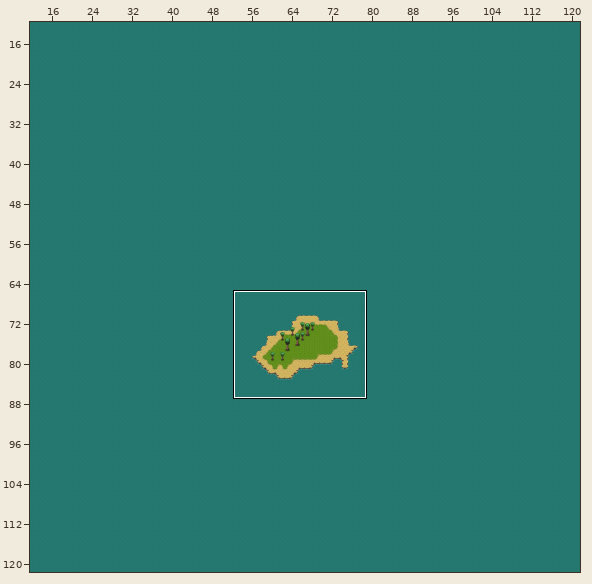
One commit to this Tiled map: semtb001MajorAssignment/android/assets/mapFiles/level3.tmx. The first picture is a wide view before the edit; the outline marks the close-up.
Close-up. Before the commit:
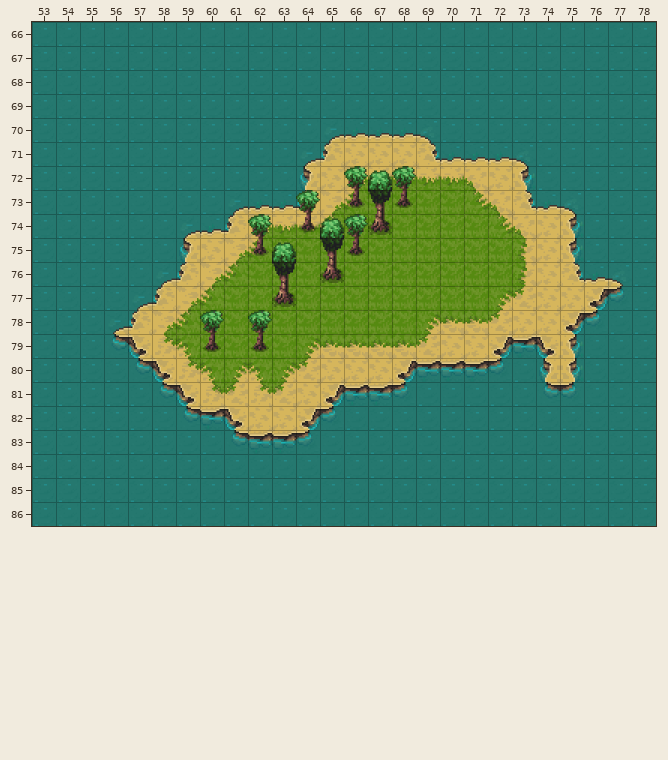
Cells are 32x32 px. Shown: x 53..78, y 66..86.
New version:
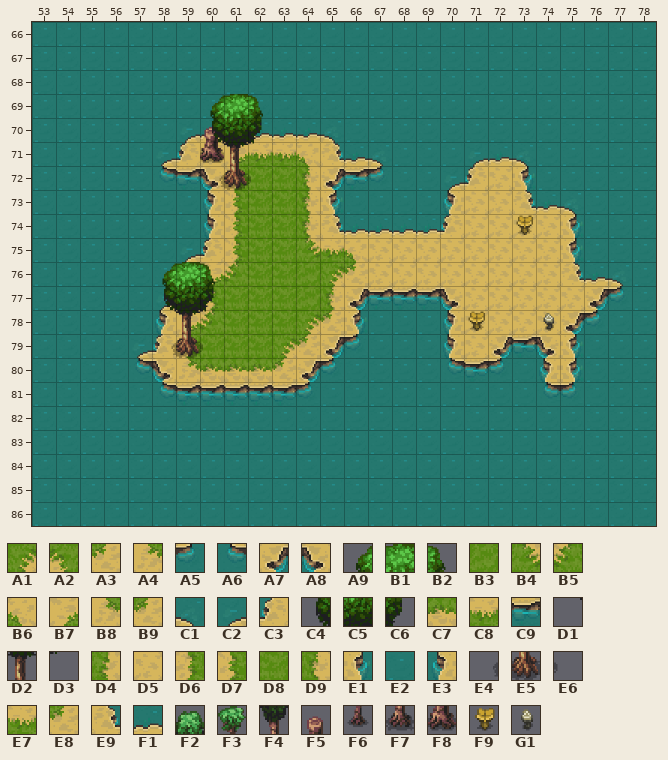
Key: from "!CL_DEMO_32x32": A1 7, A2 8, A3 9, A4 10, A5 15, A6 16, A7 17, A8 18, A9 36, B1 37, B2 38, B3 42, B4 47, B5 48, B6 49, B7 50, B8 51, B9 52, C1 55, C2 56, C3 58, C4 76, C5 77, C6 78, C7 88, C8 91, C9 96, D1 116, D2 117, D3 118, D4 127, D5 128, D6 129, D7 130, D8 131, D9 132, E1 135, E2 136, E3 137, E4 156, E5 157, E6 158, E7 168, E8 172, E9 175, F1 176, F2 262, F3 300, F4 302, F5 310, F6 340, F7 342, F8 350, F9 511, G1 513.
__ is an empty cell, ## one hidden under a higher layer.
Tiles replaced or removed in this view: A1, A2, A3, A4, A5, A6, A7, A8, B4, B5, B6, B7, B8, B9, C1, C2, C3, C7, C8, C9, D4, D5, D8, E2, E3, E7, E8, E9, F1, F2, F3, F4, F6, F7.
The exact change:
Changed rows in their new state; .. is an unchanged cell.
Layer "water":
first column x 59:
71 __ __ __ __ __ .. .. .. .. E2 ..
72 .. .. __ __ __ .. .. .. .. E2 E2
73 .. .. .. .. .. .. .. E2 E2 E2 E2
first column x 62:
78 .. .. .. .. .. E2 E2 E2
79 .. .. .. .. .. E2 E2 E2
80 .. .. .. .. E2 E2 .. ..
82 E2 E2 .. .. .. .. .. ..
Layer "grass":
first column x 56:
70 .. .. .. C2 F1 .. F1 F1 F1 C1 __ __ __ __ .. .. .. ..
71 .. .. C2 C3 D5 B7 E7 E7 B6 E9 F1 C1 __ __ __ C2 .. ..
72 .. .. A6 C9 A8 D7 D8 D8 D9 A7 C9 A5 __ __ C2 C3 .. ..
73 .. .. .. .. E3 D7 D8 D8 D9 E1 __ __ __ __ E3 D5 D5 ..
74 .. .. .. __ E3 D7 D8 D8 D9 E9 F1 F1 F1 F1 C3 D5 D5 D5
75 .. .. .. C2 C3 D7 D8 .. B4 C8 B6 D5 D5 D5 D5 D5 D5 D5
76 .. .. __ E3 .. .. .. .. B3 A1 A3 D5 D5 D5 D5 D5 D5 D5
77 .. __ C2 ## D7 .. .. .. B3 D9 A7 C9 C9 C9 A8 D5 D5 D5
78 __ __ E3 B7 B5 .. .. .. A1 E8 E1 __ __ __ E3 D5 D5 ..
79 __ C2 C3 D6 .. .. .. A1 E8 A7 A5 __ __ __ E3 .. .. ..
80 .. .. .. .. C7 C7 C7 E8 A7 A5 __ __ __ __ A6 .. .. ..
81 .. .. .. C9 C9 C9 C9 C9 A5 __ __ __ __ .. .. .. .. ..
82 .. .. .. __ __ __ __ __ __ __ .. .. .. .. .. .. .. ..
83 .. .. .. .. .. __ __ __ __ .. .. .. .. .. .. .. .. ..
Layer "treeStump":
first column x 58:
70 .. .. F5 .. .. .. .. .. .. .. ..
71 .. .. F8 .. .. .. .. .. .. .. ..
72 .. .. E4 E5 E6 .. .. .. .. .. ..
73 .. .. .. .. .. .. .. .. __ __ __
74 .. .. .. .. .. .. __ .. .. __ ..
75 .. .. .. .. __ .. .. __ __ .. ..
76 .. .. .. .. .. __ .. __ .. .. ..
77 .. .. .. .. .. __ .. .. .. .. ..
79 E4 E5 E6 .. __ .. .. .. .. .. ..
Layer "treeLeaves":
first column x 58:
69 .. .. A9 B1 B2 .. .. .. .. .. ..
70 .. .. C4 C5 C6 .. .. .. .. .. ..
71 .. .. D1 D2 D3 .. .. .. .. .. ..
72 .. .. .. .. .. .. .. .. __ __ __
73 .. .. .. .. .. .. __ .. .. .. ..
74 .. .. .. .. __ .. .. __ __ .. ..
75 .. .. .. .. .. __ .. .. .. .. ..
76 A9 B1 B2 .. .. .. .. .. .. .. ..
77 C4 C5 C6 .. .. .. .. .. .. .. ..
78 D1 D2 D3 .. __ .. .. .. .. .. ..
Layer "trees":
first column x 73:
74 F9
first column x 71:
78 F9 .. .. G1
Boxes around the changes in both close-ups, in picture pixels (x1, y1, x2, y2):
changed: (107, 94, 554, 454)
